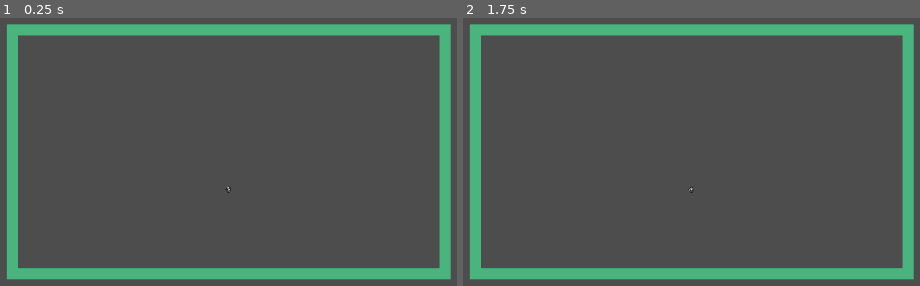
Above: before the commit, frames 1-2 (left to right).
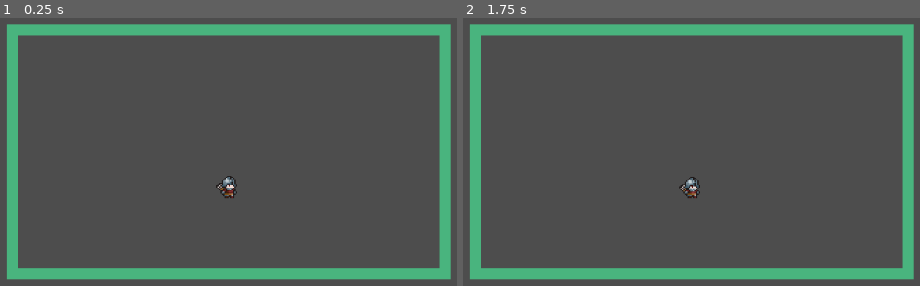
Above: after the commit, the same moments.

Repository: jonahkeeganross/ECS179Project
Game: Godot game, scene res://Scenes/Crown.tscn
Two runs of this game, one before a commit and one after it. Both use one fixed random seed, a clock stepped at 60 frames per second and the inputs below.
Inputs (mouse positions are in pixels of both pictures, inside the frame that each line leads up to):
- Up to frame 1 (0.25 s): no input
- Up to frame 2 (1.75 s): move the mouse to (846, 146) at 0.52 s; hold D (move_right) 0.53-1.28 s; click (846, 146) at 0.6 s; tap Enter at 1.25 s; move the mouse to (508, 192) at 1.27 s; hold S (move_down) from 1.28 s (still down); tap Shift (dash) at 1.35 s

The runs differ from the first frame. In frame 1, 0.2% of the frame differs, in the area x 47-52%, y 58-68%; in frame 2, 0.2%.
Error before the commit: Invalid assignment of property or key 'active' with value of type 'bool' on a base object of type 'null instance'. (res://Scripts/player.gd:23)
Error after the commit: Invalid assignment of property or key 'active' with value of type 'bool' on a base object of type 'null instance'. (res://Scripts/player.gd:24)

Commit message:
Small changes
Changed position for merge

Diff:
--- a/cursed-crown/Scenes/Crown.tscn
+++ b/cursed-crown/Scenes/Crown.tscn
@@ -1,6 +1,7 @@
 [gd_scene load_steps=35 format=4 uid="uid://dvv2hjnsm3aoa"]
 
 [ext_resource type="Texture2D" uid="uid://df0d7c313xyvx" path="res://Assets/Tilesets/tilesheet_complete.png" id="1_ctg82"]
+[ext_resource type="Texture2D" uid="uid://df0d7c313xyvx" path="res://Assets/tilesets 1 - temp/tilesheet_complete.png" id="1_ctg82"]
 [ext_resource type="Texture2D" uid="uid://b7m5b66fxgpjo" path="res://Assets/tileset/Dungeon_Tileset.png" id="1_ymu4p"]
 [ext_resource type="Script" uid="uid://b587w7w3v17d6" path="res://Scripts/player.gd" id="2_8fven"]
 [ext_resource type="Script" uid="uid://c87geakc2kbi" path="res://Scripts/camera_controller.gd" id="4_8fven"]
@@ -3759,6 +3760,8 @@
 [node name="Sprite2D" type="Sprite2D" parent="World/Player"]
 position = Vector2(32, 32)
 scale = Vector2(0.5, 0.5)
+position = Vector2(32.000008, 31)
+scale = Vector2(1.9800001, 1.7)
 texture = ExtResource("4_pfs72")
 hframes = 6
 
--- a/cursed-crown/Scripts/player.gd
+++ b/cursed-crown/Scripts/player.gd
@@ -11,6 +11,7 @@
 var _damaged:bool = false
 var _dead:bool = false
 var _last_pressed:int = Direction.RIGHT
+#var _last_pressed:int = Direction.RIGHT
 
 @onready var animation_tree:AnimationTree = $AnimationTree
 
@@ -21,6 +22,7 @@
 func _ready():
 
 	animation_tree.active = true
+	#animation_tree.active = true
 	bind_player_input_commands()
 	command_callback("undeath")
 
